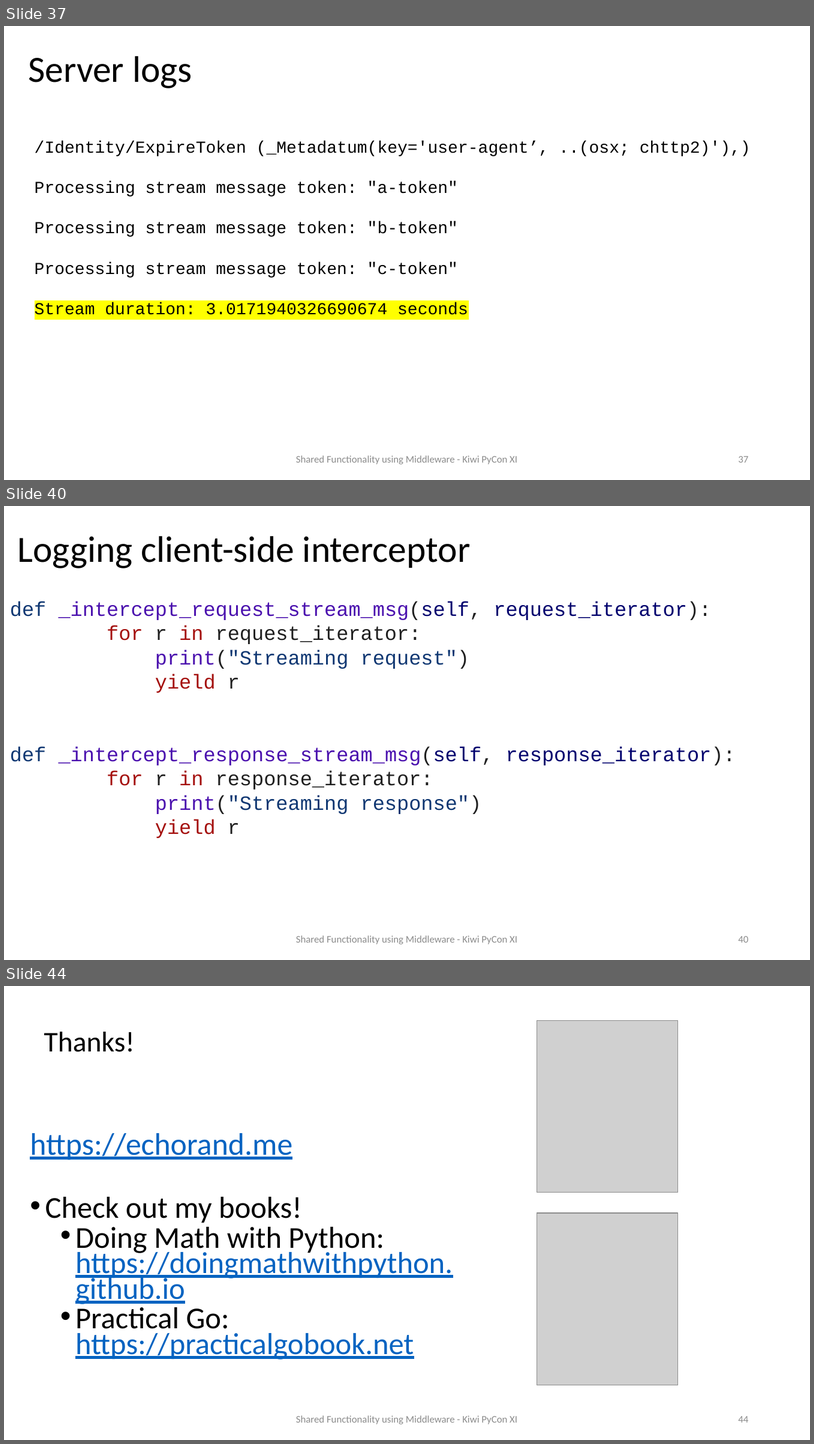
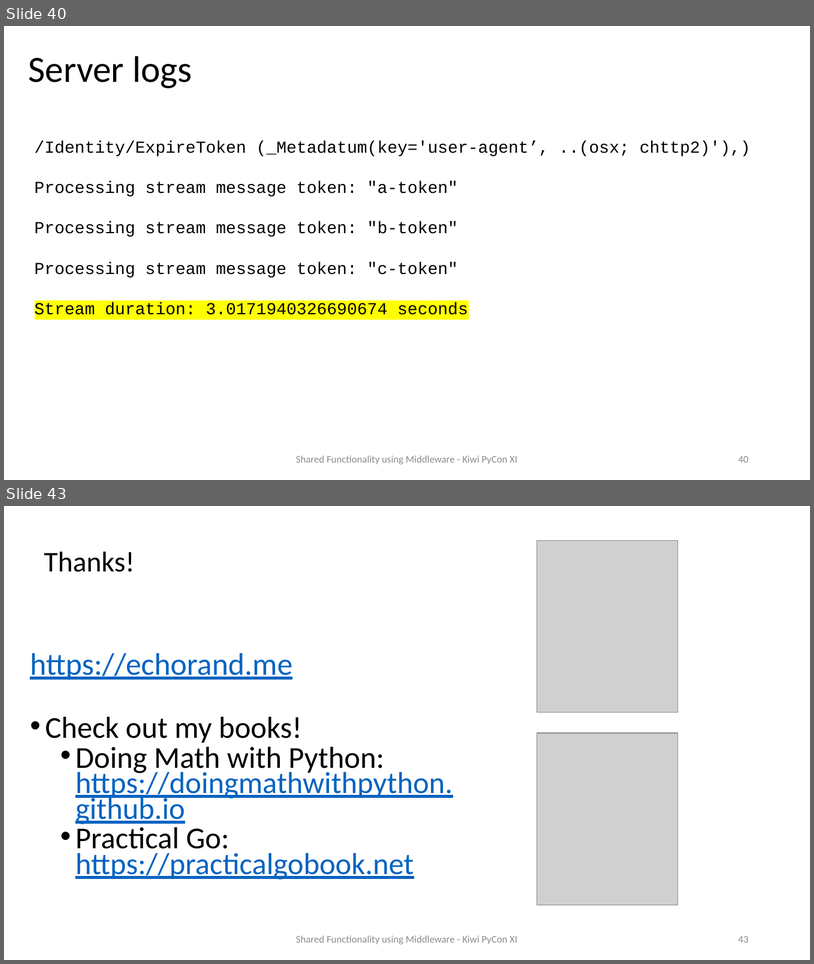
Before and after one commit to prod-python/kiwi-pycon-xi, a slide deck: slides.pptx. Shown one above the other, each under a label of ours: slides 37, 40 and 44 before the commit, slides 40 and 43 after it; the slides between them are not shown. The pictures are 814x1444 and 814x964 pixels, drawn with LibreOffice and Linux fonts; fonts in the diff are those of the drawing; grey boxes stand for pictures. Boxes give left, top, right and bottom in pixels: in the first picture for what was removed or moved away, otherwise in the second. Text is boxed around its words. In the diff, an @@ line names an element or a change of style, - is before the commit and + after.

```diff
--- a/slides.pptx
+++ b/slides.pptx
@@ slide 40 removed at (4, 506, 810, 960), background #FFFFFF @@
@@ title removed at (17, 536, 471, 568) @@
-Logging client-side interceptor
@@ text removed at (10, 601, 736, 838) @@
-def _intercept_request_stream_msg(self, request_iterator):
-for r in request_iterator:
-print("Streaming request")
-yield r
-def _intercept_response_stream_msg(self, response_iterator):
-for r in response_iterator:
-print("Streaming response")
-yield r
@@ text removed at (296, 935, 518, 944) @@
-Shared Functionality using Middleware - Kiwi PyCon XI
@@ page number removed at (738, 936, 749, 942) @@
-40
@@ what was slide 37 is now slide 40 @@
@@ page number at (738, 456, 749, 462): text changed @@
-37
+40
@@ what was slide 44 is now slide 43 @@
@@ page number at (738, 936, 749, 942): text changed @@
-44
+43
```
Also in this commit, not shown: 12 slides changed, 3 slides added, 3 other slides removed, 2 other files.
